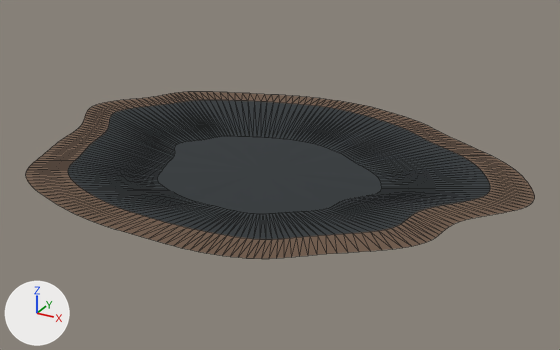
Two versions of the glTF model public/assets/models/liner.glb, one commit apart.
One viewpoint serves both versions: a camera (50 mm lens) standing at (95.7, -164.7, 78.3) and looking at (4.4, 1.4, -4.8). The lights are fixed; the arrows at lower left show +X, +Y and +Z. The first picture is the older version. Mesh edges are drawn as thin lines on the coarser meshes.

Names of what the first picture shows: 'Geomembrane', 'LinerFloor', 'PitShoulder'.
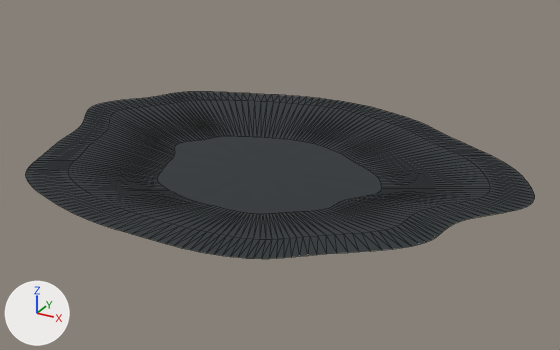
Boxes (x1, y1, x2, y2) around the edits, measured in the pictures (560 x 350 px):
'PitShoulder', recoloured (brown to dark grey)
    both: (25, 92, 535, 259)

The edits, one by one:
me_pitshouldermesh has 384 vertices, 384 faces and spans x -67.7..68.7, y -51.2..52.6, z 0.0..0.2.
me_pitshouldermesh no longer uses material mat_pg_rock_soil (brown #6f5948).
me_pitshouldermesh gains material mat_pg_liner (dark grey #293033).
